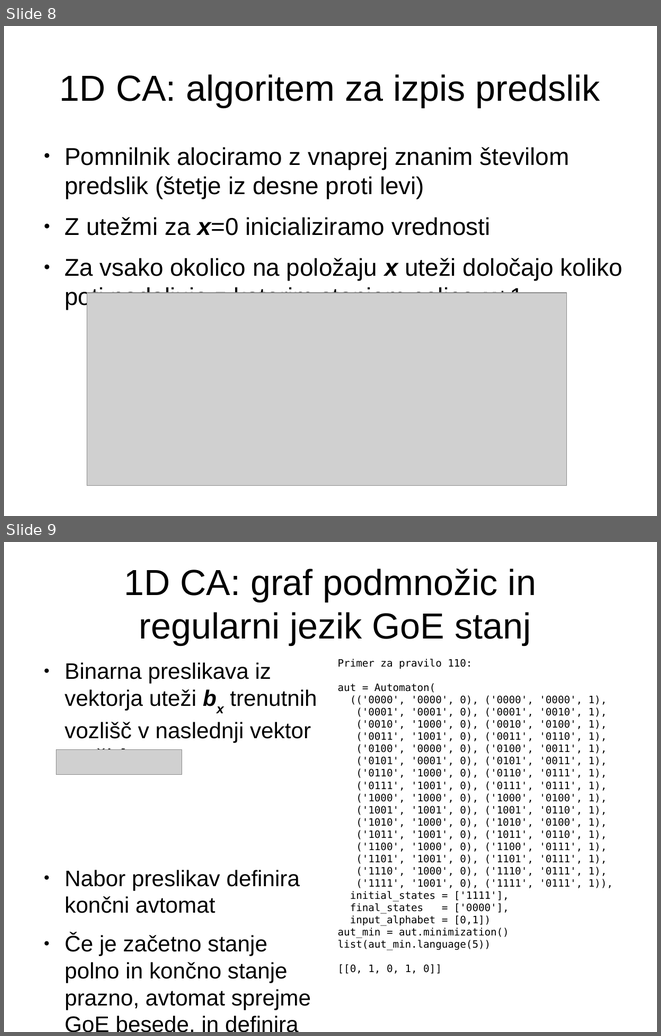
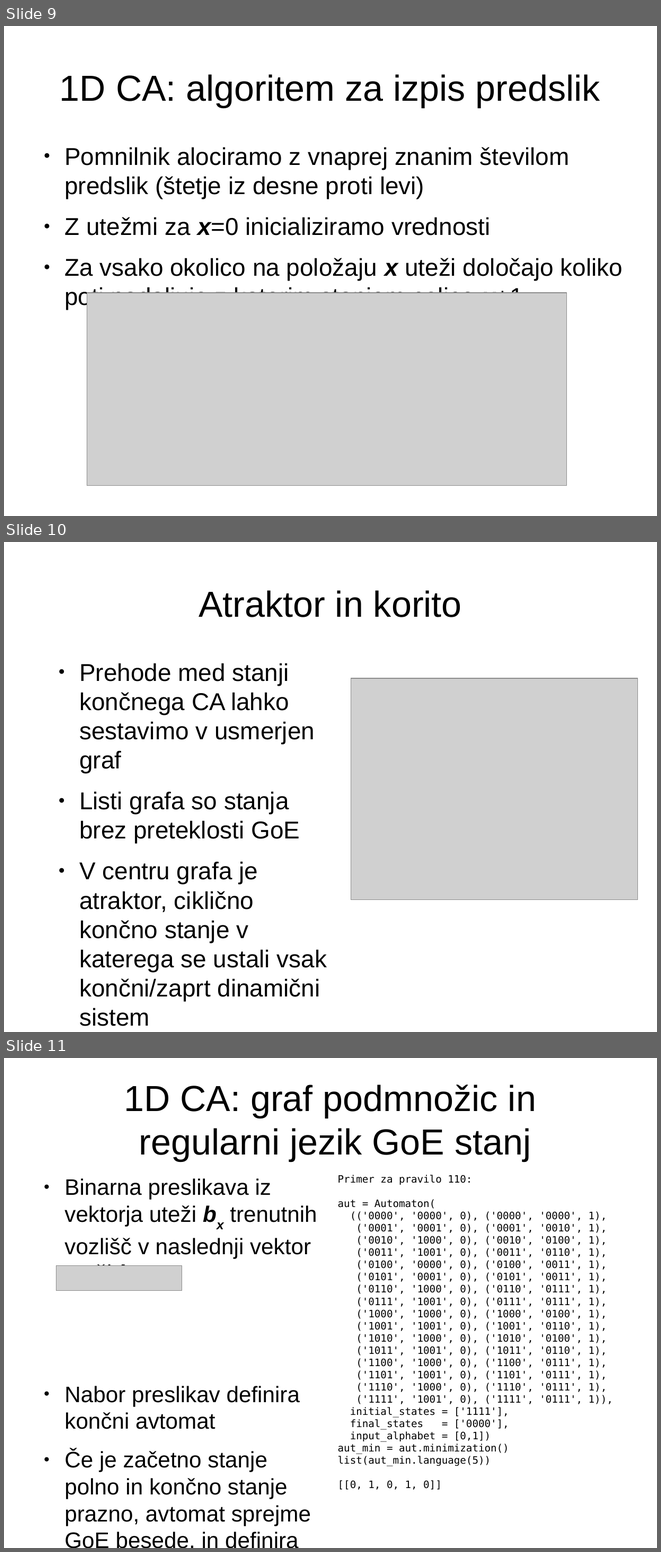
Before and after one commit to jeras/fri-latex-templates, a slide deck: predstavitev/predstavitev.odp. Shown one above the other, each under a label of ours: slides 8 and 9 before the commit, slides 9, 10 and 11 after it. The pictures are 661x1036 and 661x1552 pixels, drawn with LibreOffice and Linux fonts; fonts in the diff are those of the drawing; grey boxes stand for pictures. Boxes give left, top, right and bottom in pixels: in the first picture for what was removed or moved away, otherwise in the second. Text is boxed around its words. In the diff, an @@ line names an element or a change of style, - is before the commit and + after.

Commit message:
predstavitev je dopolnjena z atraktorjem

```diff
--- a/predstavitev/predstavitev.odp
+++ b/predstavitev/predstavitev.odp
@@ slide 10 added at [4,542,657,1032], background #FFFFFF @@
@@ title added at [199,590,462,617], 44 pt, text #000000 @@
+Atraktor in korito
@@ text added at [79,663,327,1026], 29.6 pt, text #000000 @@
+● Prehode med stanji končnega CA lahko sestavimo v usmerjen graf
+● Listi grafa so stanja brez preteklosti GoE
+● V centru grafa je atraktor, ciklično končno stanje v katerega se ustali vsak končni/zaprt dinamični sistem
@@ picture added at [351,678,638,899] @@
@@ what was slide 8 is now slide 9 @@
@@ what was slide 9 is now slide 11 @@
```
Also in this commit, not shown: 1 other slide added, 1 slide removed, 1 other file.
